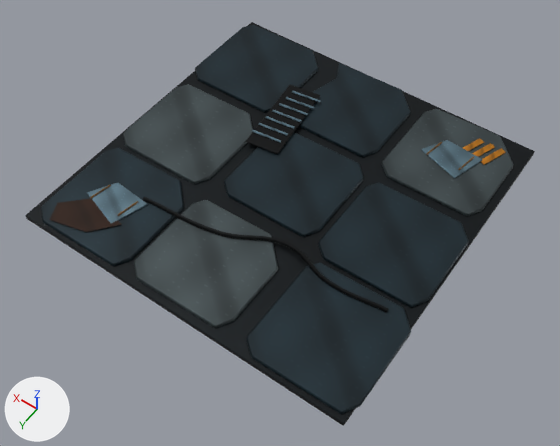
Renders of the FBX model Assets/_Game/Content/ConceptFidelityV2/Models/Deck_V2_0.fbx from each side of a commit.
Rendered twice from a camera (50 mm lens) standing at (-4.76, 6.91, 9.65) and looking at (-0.2, 0.52, -0.39). The axes (+X, +Y, +Z) are drawn at lower left. The lights are the same throughout. The picture after the commit comes second.

Objects in the first picture: 'Deck_V2_0'.
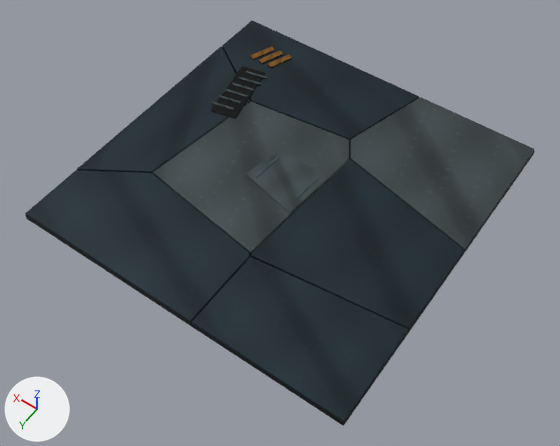
Pixel boxes [x1, y1, x2, y2] of what changed, in the pictures (560 x 446 px; the box of a moved part takes in the faces that stretch with it):
'Deck_V2_0', reshaped
    before: [25, 22, 535, 426]
    after: [25, 20, 535, 426]
part 1 of me_base_structural_deck, moved or reshaped
    before: [427, 142, 442, 155]
    after: [295, 177, 319, 199]
part 2 of me_base_structural_deck, moved or reshaped
    before: [118, 201, 138, 216]
    after: [256, 156, 279, 177]
part 3 of me_base_structural_deck, moved or reshaped
    before: [246, 84, 320, 154]
    after: [211, 66, 265, 118]
part 4 of me_base_structural_deck, moved or reshaped
    before: [292, 91, 321, 103]
    after: [246, 71, 267, 79]
part 5 of me_base_structural_deck, moved or reshaped
    before: [285, 97, 314, 109]
    after: [239, 77, 261, 85]
part 6 of me_base_structural_deck, moved or reshaped
    before: [279, 103, 308, 116]
    after: [232, 83, 254, 91]
part 7 of me_base_structural_deck, moved or reshaped
    before: [272, 110, 301, 122]
    after: [225, 89, 248, 97]
part 8 of me_base_structural_deck, moved or reshaped
    before: [265, 116, 295, 129]
    after: [218, 95, 241, 103]
part 9 of me_base_structural_deck, moved or reshaped
    before: [258, 123, 288, 136]
    after: [211, 101, 234, 110]
part 10 of me_base_structural_deck, rebuilt (41% wider, 37% taller)
    before: [318, 183, 469, 307]
    after: [251, 160, 464, 330]
part 11 of me_base_structural_deck, rebuilt (31% wider, 9% taller)
    before: [246, 263, 411, 414]
    after: [192, 257, 408, 422]
part 12 of me_base_structural_deck, rebuilt (39% wider, 43% taller)
    before: [381, 109, 514, 216]
    after: [350, 97, 535, 250]
part 13 of me_base_structural_deck, rebuilt
    before: [298, 63, 411, 157]
    after: [222, 20, 419, 141]
part 14 of me_base_structural_deck, rebuilt (40% wider, 44% taller)
    before: [224, 132, 364, 237]
    after: [153, 102, 349, 254]
part 15 of me_base_structural_deck, rebuilt (56% wider, 19% taller)
    before: [134, 200, 278, 328]
    after: [25, 170, 250, 323]
part 16 of me_base_structural_deck, rebuilt (33% wider, 28% taller)
    before: [123, 84, 253, 184]
    after: [77, 46, 250, 174]
part 17 of me_base_structural_deck, added
    after: [246, 150, 329, 213]
part 18 of me_base_structural_deck, deleted (blue)
    before: [41, 130, 506, 313]
part 19 of me_base_structural_deck, moved or reshaped
    before: [195, 25, 318, 113]
    after: [251, 46, 292, 67]

Edits to the bpy script that builds the scene:
```text
Change me_base_structural_deck:
    remove me_base_structural_deck.from_pydata(...)  # 1006 vertices, 1888 faces; spans x -3.05..3.01, y -3.0..3.0, z -0.08..0.13
    add me_base_structural_deck.from_pydata(...)  # 516 vertices, 948 faces; spans x -3.0..3.0, y -3.0..3.0, z -0.08..0.11
    me_base_structural_deck part 1: the loose piece of 36 vertices spanning x -1.65..-1.56, y -2.18..-1.78, z 0.09..0.11 is scaled about its middle by (0.593, 1.52, 1), then moved by (1.25, 1.98, 0.0)
    me_base_structural_deck part 2: the loose piece of 36 vertices spanning x 1.66..1.75, y 1.79..2.19, z 0.09..0.11 is scaled about its middle by (0.593, 1.52, 1), then moved by (-1.27, -1.99, 0.0)
    me_base_structural_deck part 3: the loose piece of 24 vertices spanning x 0.46..1.28, y -1.94..-0.26, z 0.09..0.11 is turned 4.6 degrees about the z axis through its middle and scaled by 0.792, then moved by (1.07, -0.1, -0.02)
    me_base_structural_deck part 4: the loose piece of 24 vertices spanning x 0.57..1.13, y -1.81..-1.69, z 0.11..0.13 is scaled about its middle by (0.757, 1.19, 0.425), then moved by (1.09, 0.02, -0.03)
    me_base_structural_deck part 5: the loose piece of 24 vertices spanning x 0.57..1.13, y -1.61..-1.49, z 0.11..0.13 is scaled about its middle by (0.757, 1.19, 0.425), then moved by (1.09, 0.02, -0.03)
    me_base_structural_deck part 6: the loose piece of 24 vertices spanning x 0.57..1.13, y -1.41..-1.29, z 0.11..0.13 is scaled about its middle by (0.757, 1.19, 0.425), then moved by (1.09, 0.02, -0.03)
    me_base_structural_deck part 7: the loose piece of 24 vertices spanning x 0.57..1.13, y -1.21..-1.09, z 0.11..0.13 is scaled about its middle by (0.757, 1.19, 0.425), then moved by (1.09, 0.02, -0.03)
    me_base_structural_deck part 8: the loose piece of 24 vertices spanning x 0.57..1.13, y -1.01..-0.89, z 0.11..0.13 is scaled about its middle by (0.757, 1.19, 0.425), then moved by (1.09, 0.02, -0.03)
    me_base_structural_deck part 9: the loose piece of 24 vertices spanning x 0.57..1.13, y -0.81..-0.69, z 0.11..0.13 is scaled about its middle by (0.757, 1.19, 0.425), then moved by (1.09, 0.02, -0.03)
    me_base_structural_deck part 10: the loose piece of 46 vertices spanning x -2.98..-1.09, y -0.86..0.97, z -0.01..0.06 is rebuilt with 30 vertices and now spans x -2.99..-0.39, y -0.97..1.58, z -0.01..0.06
    me_base_structural_deck part 11: the loose piece of 46 vertices spanning x -3.05..-1.2, y 1.02..2.94, z -0.01..0.06 is rebuilt with 24 vertices and now spans x -2.99..-0.42, y 1.3..2.99, z -0.01..0.06
    me_base_structural_deck part 12: the loose piece of 46 vertices spanning x -2.86..-1.03, y -2.94..-1.03, z -0.01..0.06 is rebuilt with 30 vertices and now spans x -2.99..-0.33, y -2.99..-0.43, z -0.01..0.06
    me_base_structural_deck part 13: the loose piece of 46 vertices spanning x -0.84..1.04, y -2.97..-1.15, z -0.01..0.06 is rebuilt with 30 vertices and now spans x -0.77..2.99, y -2.99..-1.15, z -0.01..0.06
    me_base_structural_deck part 14: the loose piece of 46 vertices spanning x -0.98..0.86, y -1.0..0.82, z -0.01..0.06 is rebuilt with 30 vertices and now spans x -0.55..1.92, y -1.35..1.53, z -0.01..0.06
    me_base_structural_deck part 15: the loose piece of 46 vertices spanning x -0.88..0.97, y 1.06..2.89, z -0.01..0.06 is rebuilt with 36 vertices and now spans x -0.4..2.99, y 1.18..2.99, z -0.01..0.06
    me_base_structural_deck part 16: the loose piece of 46 vertices spanning x 1.09..2.95, y -0.88..0.97, z -0.01..0.06 is rebuilt with 24 vertices and now spans x 1.63..3.0, y -2.03..1.84, z -0.01..0.06
    me_base_structural_deck part 17: a new loose piece of 24 vertices spanning x -0.53..0.64, y -0.46..0.57, z 0.07..0.09, in mat_fidelity_industrialatlas
    me_base_structural_deck part 18: 11 loose pieces with 374 vertices, spanning x -2.63..2.9, y -2.65..2.94, z -0.01..0.13, are deleted
    me_base_structural_deck part 19: 46 vertices removed from x 1.13..3.01, y -2.94..-1.06, z -0.01..0.06; 24 vertices added at x 1.69..2.35, y -2.54..-2.06, z 0.08..0.09
```
